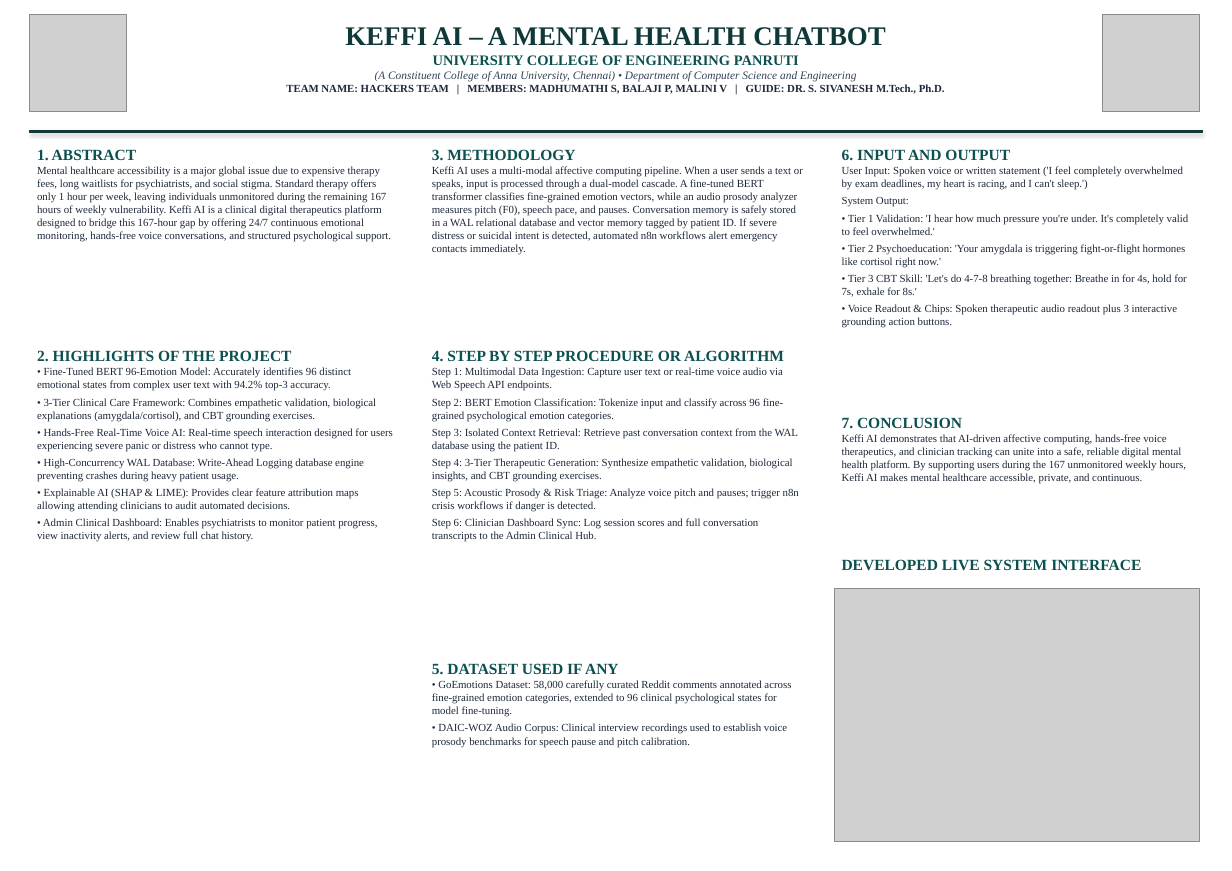
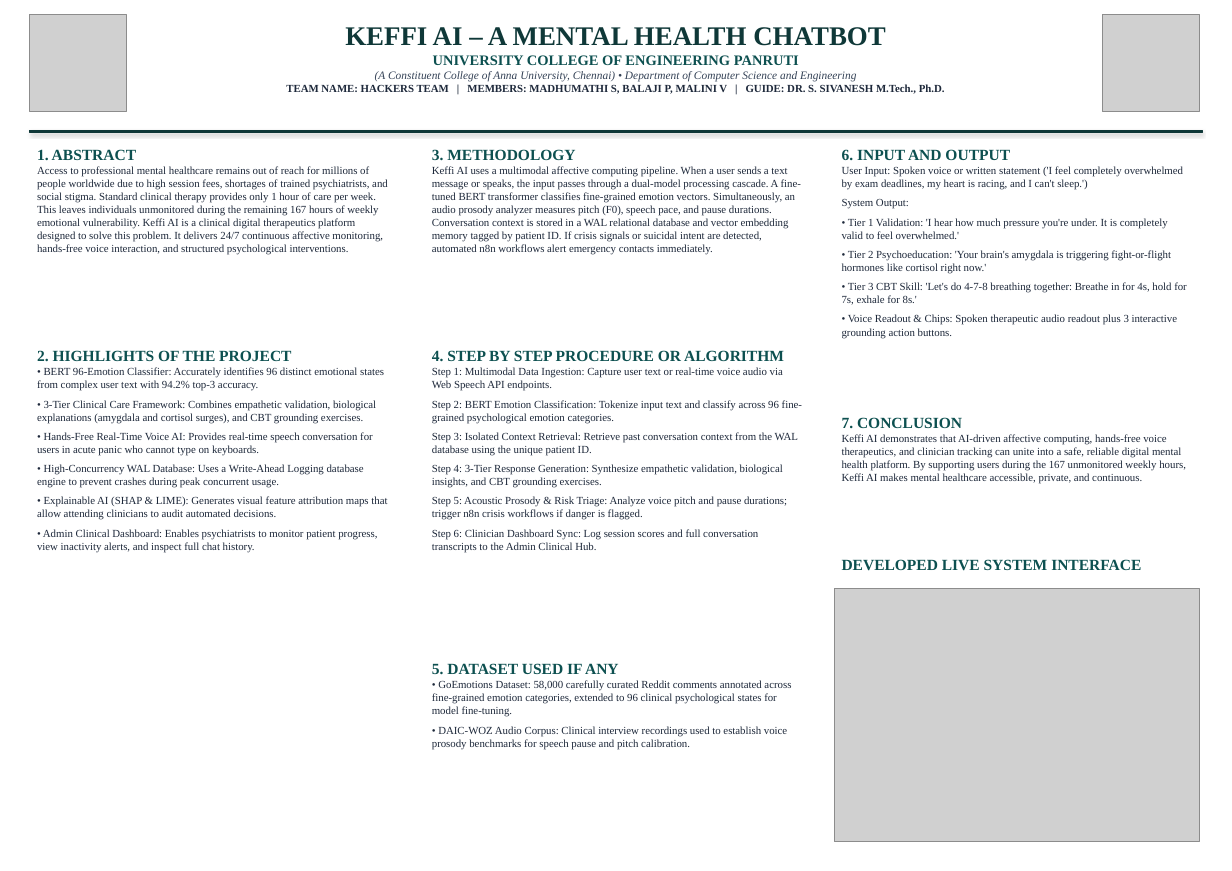
Before and after one commit to balajikrishnan031/Keffi-Test, a slide deck: slide 1 of Final_Submission_Pack/3_Project_Poster.pptx. Drawn at 1232x871 pixels with LibreOffice and Linux fonts; fonts in the diff are those of the drawing; grey boxes stand for pictures. Boxes give left, top, right and bottom in pixels: in the first picture for what was removed or moved away, otherwise in the second. Text is boxed around its words. In the diff, an @@ line names an element or a change of style, - is before the commit and + after.

```diff
--- a/Final_Submission_Pack/3_Project_Poster.pptx
+++ b/Final_Submission_Pack/3_Project_Poster.pptx
@@ text at <box>37,166,388,255</box>: text changed @@
-Mental healthcare accessibility is a major global issue due to expensive therapy fees, long waitlists for psychiatrists, and social stigma. Standard therapy offers only 1 hour per week, leaving individuals unmonitored during the remaining 167 hours of weekly vulnerability. Keffi AI is a clinical digital therapeutics platform designed to bridge this 167-hour gap by offering 24/7 continuous emotional monitoring, hands-free voice conversations, and structured psychological support.
+Access to professional mental healthcare remains out of reach for millions of people worldwide due to high session fees, shortages of trained psychiatrists, and social stigma. Standard clinical therapy provides only 1 hour of care per week. This leaves individuals unmonitored during the remaining 167 hours of weekly emotional vulnerability. Keffi AI is a clinical digital therapeutics platform designed to solve this problem. It delivers 24/7 continuous affective monitoring, hands-free voice interaction, and structured psychological interventions.
@@ text at <box>432,166,801,255</box>: text changed @@
-Keffi AI uses a multi-modal affective computing pipeline. When a user sends a text or speaks, input is processed through a dual-model cascade. A fine-tuned BERT transformer classifies fine-grained emotion vectors, while an audio prosody analyzer measures pitch (F0), speech pace, and pauses. Conversation memory is safely stored in a WAL relational database and vector memory tagged by patient ID. If severe distress or suicidal intent is detected, automated n8n workflows alert emergency contacts immediately.
+Keffi AI uses a multimodal affective computing pipeline. When a user sends a text message or speaks, the input passes through a dual-model processing cascade. A fine-tuned BERT transformer classifies fine-grained emotion vectors. Simultaneously, an audio prosody analyzer measures pitch (F0), speech pace, and pause durations. Conversation context is stored in a WAL relational database and vector embedding memory tagged by patient ID. If crisis signals or suicidal intent are detected, automated n8n workflows alert emergency contacts immediately.
@@ text at <box>842,166,1187,338</box>: more space between paragraphs @@
@@ text at <box>842,218,1171,274</box>: text changed @@
-• Tier 1 Validation: 'I hear how much pressure you're under. It's completely valid to feel overwhelmed.'
-• Tier 2 Psychoeducation: 'Your amygdala is triggering fight-or-flight hormones like cortisol right now.'
+• Tier 1 Validation: 'I hear how much pressure you're under. It is completely valid to feel overwhelmed.'
+• Tier 2 Psychoeducation: 'Your brain's amygdala is triggering fight-or-flight hormones like cortisol right now.'
@@ text at <box>37,367,387,553</box>: text changed @@
-• Fine-Tuned BERT 96-Emotion Model: Accurately identifies 96 distinct emotional states from complex user text with 94.2% top-3 accuracy.
-• 3-Tier Clinical Care Framework: Combines empathetic validation, biological explanations (amygdala/cortisol), and CBT grounding exercises.
-• Hands-Free Real-Time Voice AI: Real-time speech interaction designed for users experiencing severe panic or distress who cannot type.
-• High-Concurrency WAL Database: Write-Ahead Logging database engine preventing crashes during heavy patient usage.
-• Explainable AI (SHAP & LIME): Provides clear feature attribution maps allowing attending clinicians to audit automated decisions.
-• Admin Clinical Dashboard: Enables psychiatrists to monitor patient progress, view inactivity alerts, and review full chat history.
+• BERT 96-Emotion Classifier: Accurately identifies 96 distinct emotional states from complex user text with 94.2% top-3 accuracy.
+• 3-Tier Clinical Care Framework: Combines empathetic validation, biological explanations (amygdala and cortisol surges), and CBT grounding exercises.
+• Hands-Free Real-Time Voice AI: Provides real-time speech conversation for users in acute panic who cannot type on keyboards.
+• High-Concurrency WAL Database: Uses a Write-Ahead Logging database engine to prevent crashes during peak concurrent usage.
+• Explainable AI (SHAP & LIME): Generates visual feature attribution maps that allow attending clinicians to audit automated decisions.
+• Admin Clinical Dashboard: Enables psychiatrists to monitor patient progress, view inactivity alerts, and inspect full chat history.
@@ text at <box>432,367,783,553</box>: more space between paragraphs @@
@@ text at <box>432,400,802,520</box>: text changed @@
-Step 2: BERT Emotion Classification: Tokenize input and classify across 96 fine-grained psychological emotion categories.
-Step 3: Isolated Context Retrieval: Retrieve past conversation context from the WAL database using the patient ID.
-Step 4: 3-Tier Therapeutic Generation: Synthesize empathetic validation, biological insights, and CBT grounding exercises.
-Step 5: Acoustic Prosody & Risk Triage: Analyze voice pitch and pauses; trigger n8n crisis workflows if danger is detected.
+Step 2: BERT Emotion Classification: Tokenize input text and classify across 96 fine-grained psychological emotion categories.
+Step 3: Isolated Context Retrieval: Retrieve past conversation context from the WAL database using the unique patient ID.
+Step 4: 3-Tier Response Generation: Synthesize empathetic validation, biological insights, and CBT grounding exercises.
+Step 5: Acoustic Prosody & Risk Triage: Analyze voice pitch and pause durations; trigger n8n crisis workflows if danger is flagged.
@@ text at <box>432,680,791,749</box>: more space between paragraphs @@
```
Also in this commit, not shown: 6 other files.
